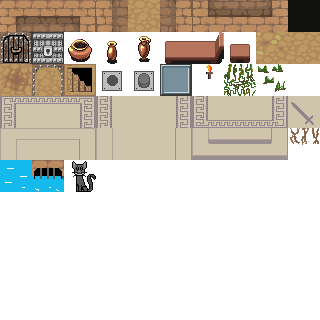
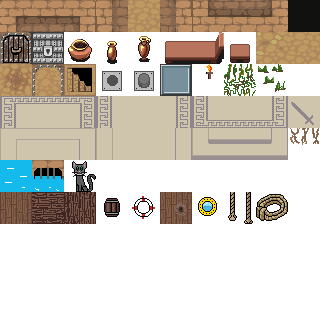
The second 320x320 image is a revision of the first. Changes to its layers:
renamed "greece.png" to "tilemap.png", painted on it over left=0, top=192, right=288, bottom=224
